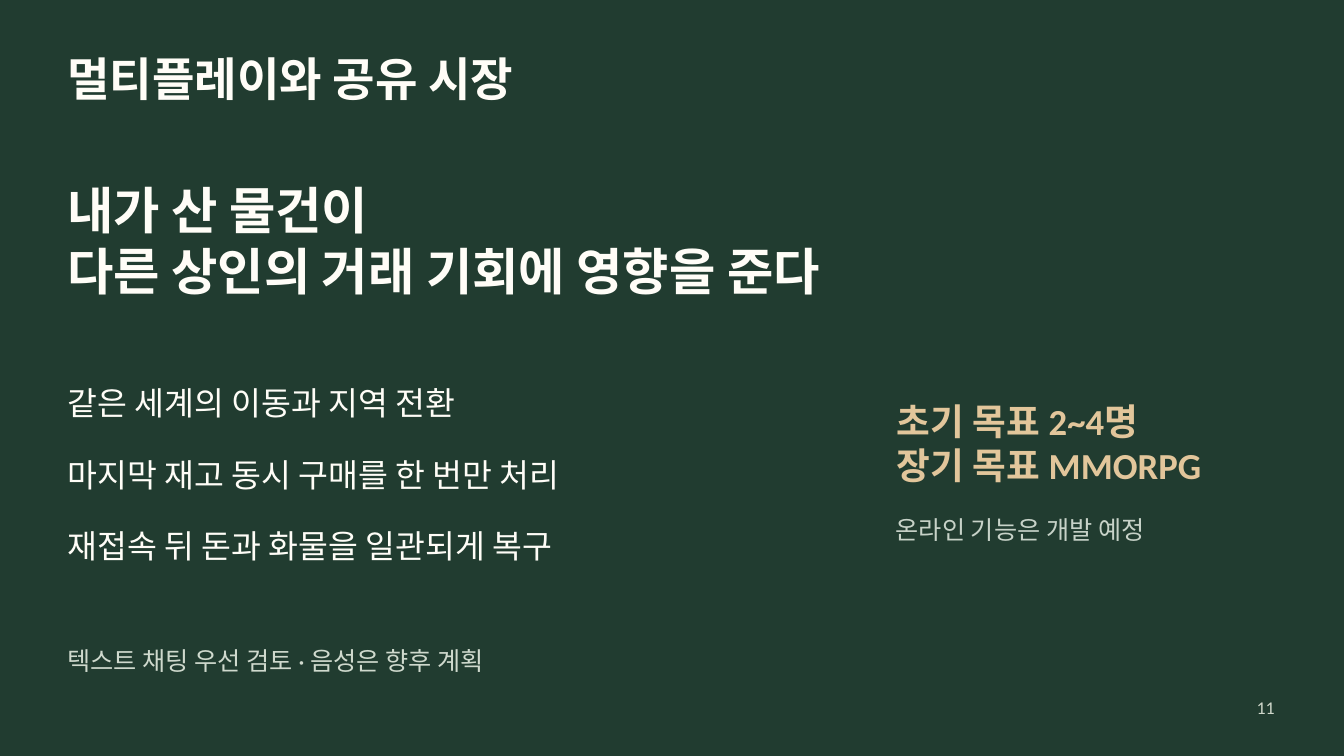
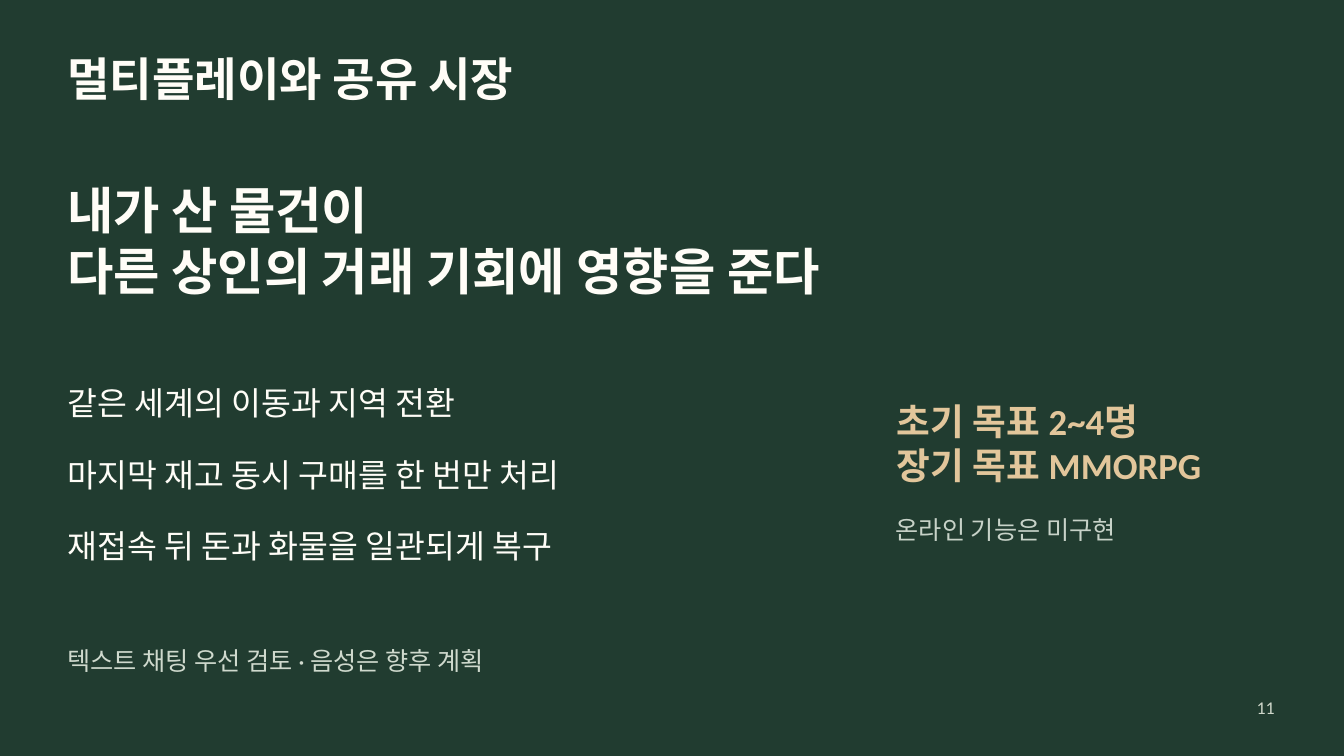
Before and after one commit to hundredman/pocket-caravan, a slide deck: slide 11 of Presentations/2026-10-19/팀별 게임 기획 발표 자료_최종.pptx. Drawn at 1344x756 pixels with LibreOffice and Linux fonts; fonts in the diff are those of the drawing. Boxes give left, top, right and bottom in pixels: in the first picture for what was removed or moved away, otherwise in the second. Text is boxed around its words. In the diff, an @@ line names an element or a change of style, - is before the commit and + after.

```diff
--- a/Presentations/2026-10-19/팀별 게임 기획 발표 자료_최종.pptx
+++ b/Presentations/2026-10-19/팀별 게임 기획 발표 자료_최종.pptx
@@ text at (896, 518, 1116, 541): text changed @@
-온라인 기능은 개발 예정
+온라인 기능은 미구현
```
Also in this commit, not shown: 9 other slides changed, 1 slide added, 1 slide removed, 6 other files.
